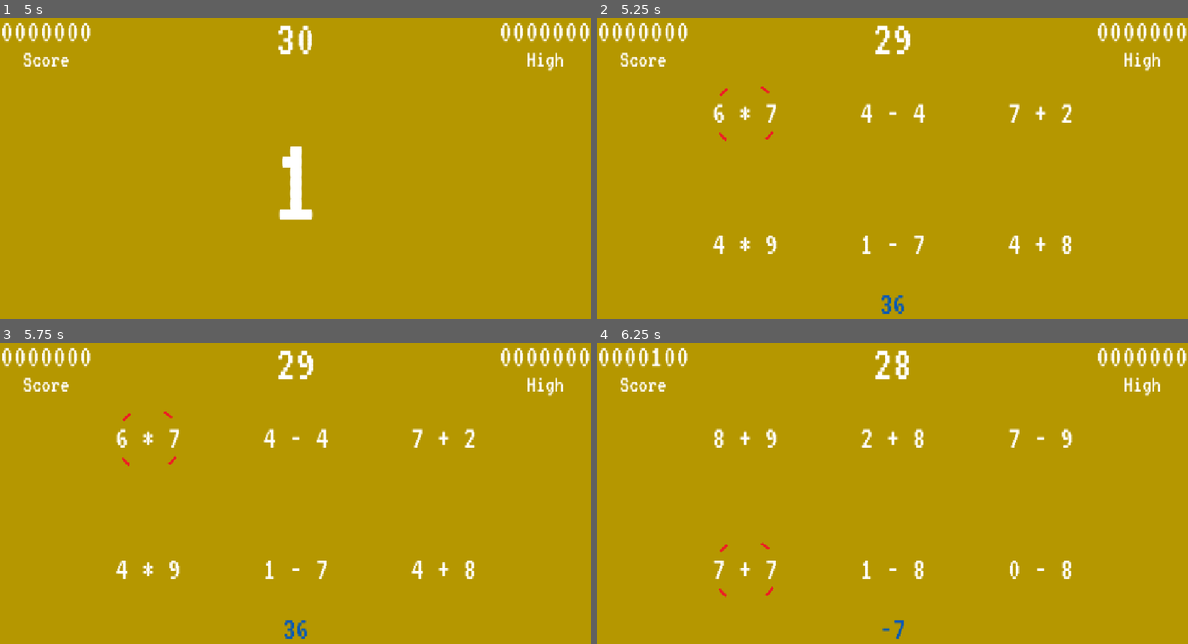
Above: before the commit, frames 1-4 (two rows, left to right).
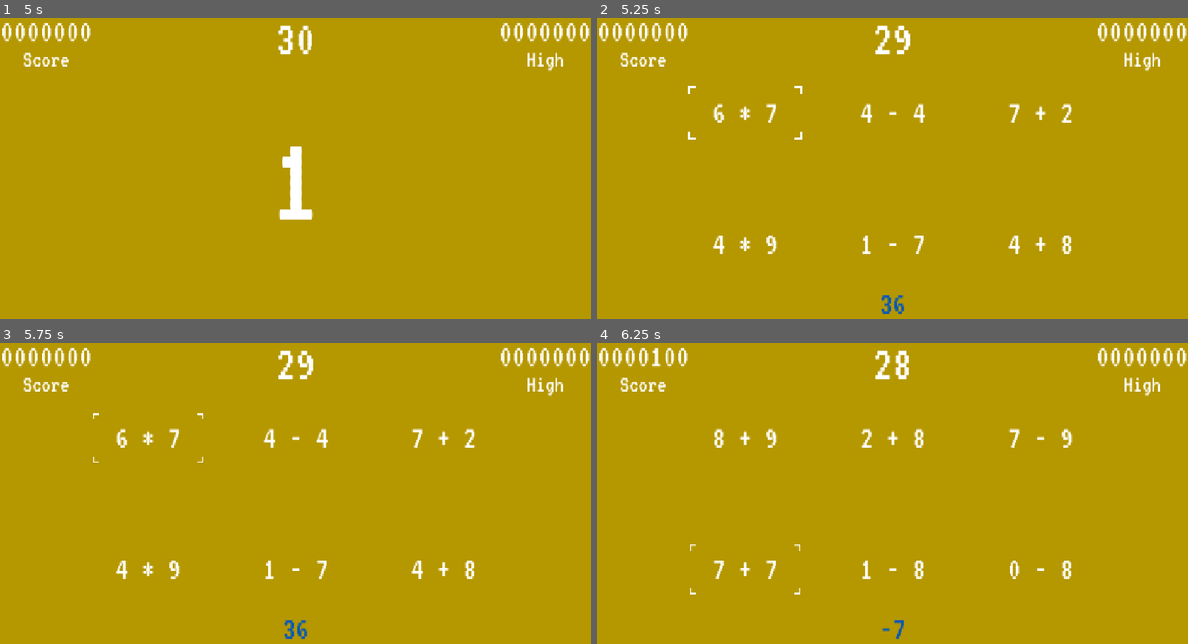
Above: after the commit, the same moments.

Repository: sdepouw/mathematics-and-cheese
Game: Godot game, scene res://Scenes/Root/root.tscn
Two runs of this game, one before a commit and one after it. Both use one fixed random seed, a clock stepped at 60 frames per second and the inputs below.
Inputs (mouse positions are in pixels of both pictures, inside the frame that each line leads up to):
- Up to frame 1 (5 s): tap Enter at 0.5, 2.75 s; move the mouse to (425, 162) at 0.52 s; hold D (move_right) 0.53-1.28 s; tap Space (shoot) at 0.6, 1.25, 1.35, 2.85, 3.5, 3.6, 4.35 s; click (425, 162) at 0.67 s; move the mouse to (177, 195) at 1.27 s; hold S (move_down) 1.28-2 s; click "Play" at 2 s; move the mouse to (354, 108) at 2.77 s; hold D (move_right) 2.78-3.53 s; move the mouse to (265, 246) at 3.52 s; hold W (move_up) 3.53-4.28 s; click (265, 246) at 3.67 s; move the mouse to (472, 228) at 4.27 s; hold A (move_left) from 4.28 s (still down)
- Up to frame 2 (5.25 s): keep holding A (move_left); tap Enter at 5 s; move the mouse to (715, 129) at 5.02 s; tap Space (shoot) at 5.1 s
- Up to frame 3 (5.75 s): keep holding A (move_left)
- Up to frame 4 (6.25 s): tap Space (shoot) at 5.75, 5.85 s; move the mouse to (922, 505) at 5.77 s; release A (move_left) at 5.78 s; hold S (move_down) from 5.78 s (still down); click (922, 505) at 5.92 s

Frame 1 is identical in both runs. In frame 2, 0.1% of the frame differs, in the area x 15-35%, y 22-41%; in frame 3, 0.1%; in frame 4, 0.1%.

Commit message:
Created reticle animated sprite

Diff:
--- a/Game/Scenes/Game/game.gd
+++ b/Game/Scenes/Game/game.gd
@@ -25,7 +25,7 @@
 @onready var _target_4: Target = $Target4
 @onready var _target_5: Target = $Target5
 @onready var _target_6: Target = $Target6
-@onready var _reticle: Sprite2D = $Reticle
+@onready var _reticle: AnimatedSprite2D = $Reticle
 @onready var _target_to_hit_label: Label = $TargetToHitLabel;
 @onready var _hud: HUD = $HUD
 @onready var _game_timer: Timer = $GameTimer
--- a/Game/Scenes/Game/game.tscn
+++ b/Game/Scenes/Game/game.tscn
@@ -1,10 +1,10 @@
-[gd_scene load_steps=10 format=3 uid="uid://55o2ddpjh5ds"]
+[gd_scene load_steps=13 format=3 uid="uid://55o2ddpjh5ds"]
 
 [ext_resource type="Script" uid="uid://lv7n6cdct43x" path="res://Scenes/Game/game.gd" id="1_i1e5p"]
 [ext_resource type="PackedScene" uid="uid://u0p710ebviv6" path="res://Scenes/Target/target.tscn" id="1_qikps"]
 [ext_resource type="Script" uid="uid://b2ylthq7556mh" path="res://Scenes/Game/events.gd" id="2_ciybh"]
 [ext_resource type="PackedScene" uid="uid://cfdil1vt2522f" path="res://Scenes/HUD/hud.tscn" id="2_i1e5p"]
-[ext_resource type="Texture2D" uid="uid://k78lbssqjiui" path="res://Assets/Art/Reticle.png" id="3_ciybh"]
+[ext_resource type="Texture2D" uid="uid://c47m8ju77yfek" path="res://Assets/Art/reticle-sheet.png" id="5_ciybh"]
 
 [sub_resource type="InputEventAction" id="InputEventAction_ciybh"]
 action = &"shoot"
@@ -17,6 +17,28 @@
 
 [sub_resource type="Shortcut" id="Shortcut_vifcx"]
 events = [SubResource("InputEventAction_flgk0")]
+
+[sub_resource type="AtlasTexture" id="AtlasTexture_flgk0"]
+atlas = ExtResource("5_ciybh")
+region = Rect2(0, 0, 224, 105)
+
+[sub_resource type="AtlasTexture" id="AtlasTexture_vifcx"]
+atlas = ExtResource("5_ciybh")
+region = Rect2(224, 0, 224, 105)
+
+[sub_resource type="SpriteFrames" id="SpriteFrames_xfil1"]
+animations = [{
+"frames": [{
+"duration": 1.0,
+"texture": SubResource("AtlasTexture_flgk0")
+}, {
+"duration": 1.0,
+"texture": SubResource("AtlasTexture_vifcx")
+}],
+"loop": true,
+"name": &"blinking",
+"speed": 3.0
+}]
 
 [node name="Game" type="Node"]
 script = ExtResource("1_i1e5p")
@@ -72,10 +94,6 @@
 horizontal_alignment = 1
 vertical_alignment = 1
 
-[node name="Reticle" type="Sprite2D" parent="." groups=["GamePieces"]]
-visible = false
-texture = ExtResource("3_ciybh")
-
 [node name="GameOverLabel" type="Label" parent="." groups=["GameOverPieces"]]
 visible = false
 anchors_preset = 15
@@ -128,6 +146,13 @@
 wait_time = 3.0
 one_shot = true
 
+[node name="Reticle" type="AnimatedSprite2D" parent="." groups=["GamePieces"]]
+visible = false
+sprite_frames = SubResource("SpriteFrames_xfil1")
+animation = &"blinking"
+autoplay = "blinking"
+frame_progress = 0.740405
+
 [connection signal="game_ended" from="GameEvents" to="." method="_on_game_ended"]
 [connection signal="game_ended" from="GameEvents" to="HUD" method="_on_game_ended"]
 [connection signal="game_started" from="GameEvents" to="." method="_on_game_started"]
Binary file removed: Game/Assets/Art/Reticle.png
Binary file added: Game/Assets/Art/reticle-sheet.png
Not shown, changed: Game/Assets/Art/reticle-sheet.png.import
Not shown, added: Art/reticle.aseprite
